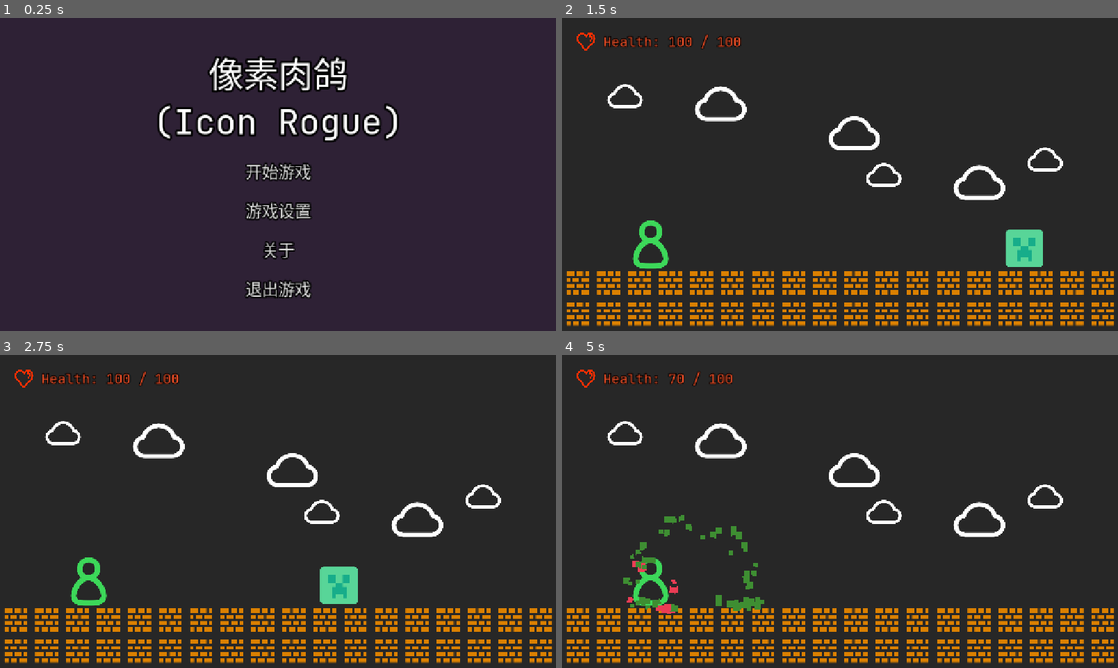
Above: before the commit, frames 1-4 (two rows, left to right).
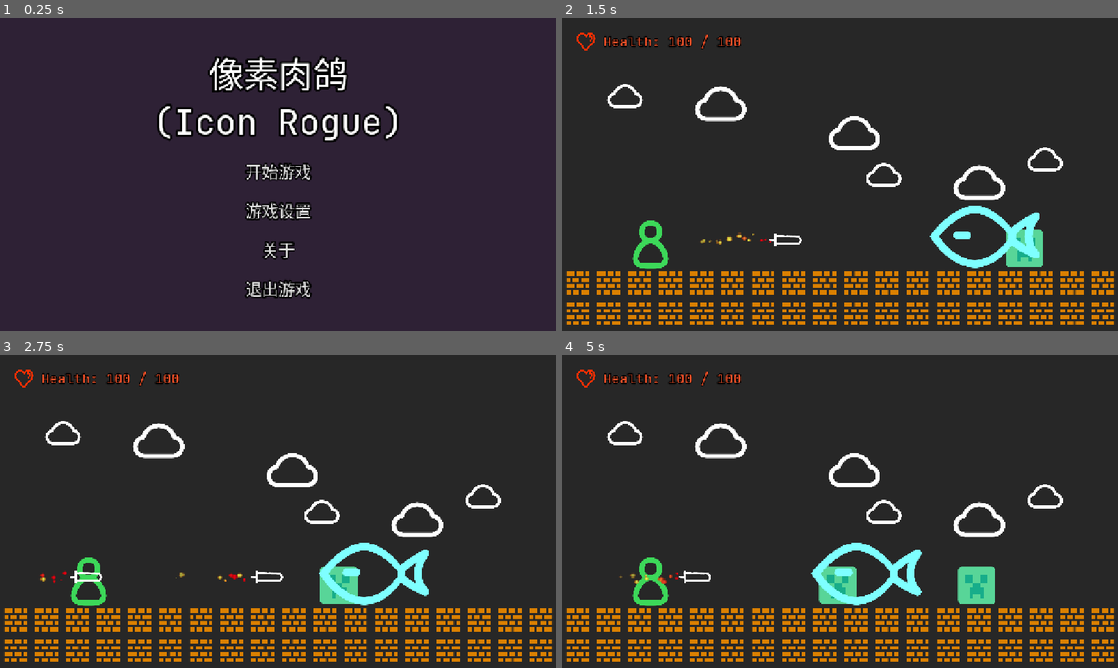
Above: after the commit, the same moments.

Repository: qingzhixing/Icon-Rogue
Game: Godot game, scene res://scene/start_page.tscn
Same seed, same stepped clock (60 frames per second), same inputs: the game is played once before the commit and once after it.
Inputs:
- Up to frame 1 (0.25 s): no input
- Up to frame 2 (1.5 s): click "开始游戏" at 0.5 s
- Up to frame 3 (2.75 s): no input
- Up to frame 4 (5 s): no input

The runs differ from the first frame. In frame 1, 1.6% of the frame differs, in the area x 28-72%, y 12-90%; in frame 2, 2.5%; in frame 3, 2.6%; in frame 4, 4.9%, in the area x 0-100%, y 4-99%.

Commit message:
✨ 飞行剑尾部粒子效果完成

Diff:
--- a/prefabs/animation/particles/explosion_particle.tscn
+++ b/prefabs/animation/particles/explosion_particle.tscn
@@ -1,8 +1,8 @@
 [gd_scene load_steps=6 format=3 uid="uid://ldgk6xu6plye"]
 
 [sub_resource type="Gradient" id="Gradient_cq7mu"]
-offsets = PackedFloat32Array(0, 0.749491, 0.936864)
-colors = PackedColorArray(0, 0.908545, 0.238018, 1, 1, 0.516754, 0.34739, 1, 0.611766, 0.611766, 0.611766, 1)
+offsets = PackedFloat32Array(0, 0.371429, 0.936864)
+colors = PackedColorArray(0.883908, 0, 0.211419, 1, 0.987584, 0.501198, 0.00898651, 1, 0.611766, 0.611766, 0.611766, 1)
 
 [sub_resource type="GradientTexture1D" id="GradientTexture1D_50qnk"]
 gradient = SubResource("Gradient_cq7mu")
@@ -17,18 +17,17 @@
 [sub_resource type="ParticleProcessMaterial" id="ParticleProcessMaterial_cq7mu"]
 particle_flag_disable_z = true
 emission_shape = 2
-emission_sphere_radius = 35.69
+emission_sphere_radius = 17.86
 angular_velocity_min = -15.13
 angular_velocity_max = 17.65
 orbit_velocity_min = -0.182
 orbit_velocity_max = 0.168
-radial_velocity_min = 487.83
-radial_velocity_max = 712.95
+radial_velocity_min = 758.01
+radial_velocity_max = 983.13
 gravity = Vector3(0, 0, 0)
-scale_min = 8.0
-scale_max = 15.0
+scale_min = 10.0
+scale_max = 30.0
 scale_curve = SubResource("CurveTexture_50qnk")
-color = Color(0.719633, 0.719633, 0.719633, 1)
 color_ramp = SubResource("GradientTexture1D_50qnk")
 collision_mode = 1
 collision_friction = 0.0
--- /dev/null
+++ b/prefabs/animation/particles/sword_fly_particle.tscn
@@ -0,0 +1,37 @@
+[gd_scene load_steps=7 format=3 uid="uid://pcymw605ti46"]
+
+[ext_resource type="Texture2D" uid="uid://w85lg7el1pkl" path="res://assets/sprite/particle/sparkle.png" id="1_x40p1"]
+
+[sub_resource type="Gradient" id="Gradient_x40p1"]
+offsets = PackedFloat32Array(0.216327, 0.497959, 1)
+colors = PackedColorArray(0.874664, 0, 0.257696, 1, 1, 1, 1, 0.815, 1, 1, 1, 0.37551)
+
+[sub_resource type="GradientTexture1D" id="GradientTexture1D_6fpyy"]
+gradient = SubResource("Gradient_x40p1")
+
+[sub_resource type="Curve" id="Curve_x40p1"]
+_data = [Vector2(0, 0.873926), 0.0, 0.0, 0, 0, Vector2(0.190249, 1), 0.0, 0.0, 0, 0, Vector2(0.800191, 1), 0.0, 0.0, 0, 0, Vector2(1, 0.423663), 0.0, 0.0, 0, 0]
+point_count = 4
+
+[sub_resource type="CurveTexture" id="CurveTexture_6fpyy"]
+curve = SubResource("Curve_x40p1")
+
+[sub_resource type="ParticleProcessMaterial" id="ParticleProcessMaterial_x40p1"]
+lifetime_randomness = 0.82
+particle_flag_disable_z = true
+emission_shape = 1
+emission_sphere_radius = 14.7
+radial_velocity_min = -2.23517e-05
+radial_velocity_max = 24.56
+gravity = Vector3(0, 0, 0)
+scale_max = 3.0
+scale_curve = SubResource("CurveTexture_6fpyy")
+color_ramp = SubResource("GradientTexture1D_6fpyy")
+collision_use_scale = true
+
+[node name="Sword Fly Particle" type="GPUParticles2D"]
+process_mode = 3
+amount = 20
+texture = ExtResource("1_x40p1")
+lifetime = 0.5
+process_material = SubResource("ParticleProcessMaterial_x40p1")
--- a/prefabs/node2d_spawner.tscn
+++ b/prefabs/node2d_spawner.tscn
@@ -4,6 +4,14 @@
 
 [node name="Node2D Spawner" type="Node2D"]
 script = ExtResource("1_5kapb")
+target_scene = null
+manually_spawn = false
+spawn_interval_sec = 0.5
+start_spawn = false
+infinity_spawn = false
+spawn_amount = 10
+enable_life_time = true
+instance_life_time_sec = 5.0
 
 [node name="Spawn Timer" type="Timer" parent="."]
 
--- a/prefabs/sprite/entity/enemy/explode.tscn
+++ b/prefabs/sprite/entity/enemy/explode.tscn
@@ -27,14 +27,9 @@
 knockback_velocity = Vector2(0, 0)
 metadata/_custom_type_script = "uid://bd1oxv0hkmcqm"
 
-[node name="Explode Timer" type="Timer" parent="."]
-wait_time = 0.1
-one_shot = true
-
-[node name="Visual Timer" type="Timer" parent="."]
+[node name="Queue Free Timer" type="Timer" parent="."]
 wait_time = 0.65
 one_shot = true
 
 [connection signal="area_entered" from="Area2D" to="." method="on_area_entered"]
-[connection signal="timeout" from="Explode Timer" to="." method="on_end_explosion"]
-[connection signal="timeout" from="Visual Timer" to="." method="on_end_vision"]
+[connection signal="timeout" from="Queue Free Timer" to="." method="queue_free"]
--- a/prefabs/sprite/weapon/Sword.tscn
+++ b/prefabs/sprite/weapon/Sword.tscn
@@ -1,8 +1,9 @@
-[gd_scene load_steps=6 format=3 uid="uid://balgi0d8jpxym"]
+[gd_scene load_steps=7 format=3 uid="uid://balgi0d8jpxym"]
 
 [ext_resource type="Texture2D" uid="uid://dye0pkf8belxp" path="res://assets/sprite/weapon/剑.png" id="1_3l00a"]
 [ext_resource type="Script" uid="uid://cmf0st03v8v1e" path="res://script/weapon/sword.gd" id="1_cmeob"]
 [ext_resource type="Script" uid="uid://bd1oxv0hkmcqm" path="res://script/entity/entity_data.gd" id="3_a7b7q"]
+[ext_resource type="PackedScene" uid="uid://pcymw605ti46" path="res://prefabs/animation/particles/sword_fly_particle.tscn" id="4_v2wsh"]
 
 [sub_resource type="CapsuleShape2D" id="CapsuleShape2D_e2cwa"]
 height = 67.8822
@@ -45,5 +46,13 @@
 max_velocity_x_abs = 400
 knockback_velocity = Vector2(250, -200)
 
+[node name="Sword Fly Particle" parent="." instance=ExtResource("4_v2wsh")]
+position = Vector2(-40, 0)
+
+[node name="Disapear Timer" type="Timer" parent="."]
+wait_time = 2.0
+one_shot = true
+
 [connection signal="area_entered" from="Attack Area" to="." method="on_area_entered"]
 [connection signal="area_exited" from="Attack Area" to="." method="on_area_exited"]
+[connection signal="timeout" from="Disapear Timer" to="." method="queue_free"]
--- a/project.godot
+++ b/project.godot
@@ -62,4 +62,5 @@
 
 [rendering]
 
+textures/canvas_textures/default_texture_filter=0
 renderer/rendering_method="mobile"
--- a/scene/game_scene.tscn
+++ b/scene/game_scene.tscn
@@ -131,7 +131,6 @@
 
 [node name="Game Menu Overlay" type="Control" parent="HoverUI"]
 process_mode = 3
-visible = false
 layout_mode = 3
 anchors_preset = 0
 script = ExtResource("5_lonp8")
@@ -482,8 +481,7 @@
 [node name="Sword Spawner" parent="." instance=ExtResource("8_c8mr4")]
 position = Vector2(-456, 135)
 target_scene = ExtResource("9_ojbyw")
-manually_spawn = true
-spawn_interval_sec = 2.0
+spawn_interval_sec = 1.0
 start_spawn = true
 infinity_spawn = true
 spawn_amount = 0
@@ -493,8 +491,7 @@
 [node name="Creeper Spawner" parent="." instance=ExtResource("8_c8mr4")]
 position = Vector2(496, 128)
 target_scene = ExtResource("10_w3nls")
-manually_spawn = false
-spawn_interval_sec = 5.0
+spawn_interval_sec = 3.0
 start_spawn = true
 infinity_spawn = true
 spawn_amount = 0
@@ -504,7 +501,6 @@
 [node name="Fish Spawner" parent="." instance=ExtResource("8_c8mr4")]
 position = Vector2(496, 128)
 target_scene = ExtResource("10_x8u7y")
-manually_spawn = true
 spawn_interval_sec = 15.0
 start_spawn = true
 infinity_spawn = true
--- a/script/entity/enemy/explode.gd
+++ b/script/entity/enemy/explode.gd
@@ -3,8 +3,8 @@
 
 @onready var entity_data: EntityData = $EntityData
 @onready var explosion_particle: GPUParticles2D = $"Explosion Particle"
-@onready var explode_timer: Timer = $"Explode Timer"
-@onready var visual_timer: Timer = $"Visual Timer"
+@onready var queue_free_timer: Timer = $"Queue Free Timer"
+
 
 var explode_from: EntityData = null;
 
@@ -19,8 +19,7 @@
 	explode_from = from;
 	exploding = true;
 	explosion_particle.emitting = true;
-	explode_timer.start();
-	visual_timer.start();
+	queue_free_timer.start();
 	SoundPlayer.play_sfx("explode/Explosion" + str(randi() % 5 + 1) + ".ogg");
 	pass
 
@@ -28,15 +27,10 @@
 func on_area_entered(area: Area2D) -> void:
 	if !exploding:
 		return
+	exploding = false;
 	var parent = area.get_parent()
 	if parent is PlayerController:
 		var player = parent as PlayerController
 		if explode_from == null:
 			explode_from = entity_data;
 		player.entity_data.take_damage(entity_data.attack, explode_from)
-
-func on_end_explosion() -> void:
-	exploding = false;
-
-func on_end_vision() -> void:
-	queue_free();
--- a/script/game_control/in game control/game_controller.gd
+++ b/script/game_control/in game control/game_controller.gd
@@ -18,6 +18,7 @@
 	do_exit();
 
 func do_exit():
+	GameStopper.set_game_stopped(false);
 	get_tree().change_scene_to_file("res://scene/start_page.tscn");
 
 func on_player_dead():
--- a/script/game_control/node_2d_spawner.gd
+++ b/script/game_control/node_2d_spawner.gd
@@ -84,10 +84,9 @@
 	instance = instance as Node2D;
 
 	# Add to scene(as parent's child)
-	get_parent().add_child.call_deferred(instance);
-
 	instance.position = position;
 	instance.rotation = rotation;
+	get_parent().add_child.call_deferred(instance);
 
 	# Increase the spawn count
 	_spawn_count += 1;
--- a/script/weapon/sword.gd
+++ b/script/weapon/sword.gd
@@ -1,12 +1,20 @@
 extends RigidBody2D
 
 @onready var entity_data: EntityData = $EntityData
+@onready var disapear_timer: Timer = $"Disapear Timer"
+@onready var sword_fly_particle: GPUParticles2D = $"Sword Fly Particle"
+@onready var sprite_2d: Sprite2D = $Sprite2D
+
+var _disapearing: bool = false;
 
 func _ready() -> void:
+	sword_fly_particle.emitting = true;
 	linear_velocity.x = entity_data.get_max_velocity_x();
 
 func on_area_entered(area: Area2D) -> void:
-	if !area.get_collision_layer_value(3):	# 仅伤害Enemy
+	if _disapearing:
+		return ;
+	if !area.get_collision_layer_value(3): # 仅伤害Enemy
 		return
 	var area_parent = area.get_parent();
 	if area_parent is Enemy:
@@ -16,4 +24,7 @@
 		enemy.linear_velocity.x = max(0, enemy.linear_velocity.x);
 		enemy.linear_velocity.y = max(0, enemy.linear_velocity.y);
 		enemy.linear_velocity += entity_data.knockback_velocity;
-		queue_free();
+		_disapearing = true;
+		sprite_2d.visible = false;
+		sword_fly_particle.emitting = false;
+		disapear_timer.start();
Binary file removed: assets/sprite/entity/enemy/explode.png
Binary file added: assets/sprite/particle/sparkle.png
Not shown, changed: assets/sprite/particle/sparkle.png.import
